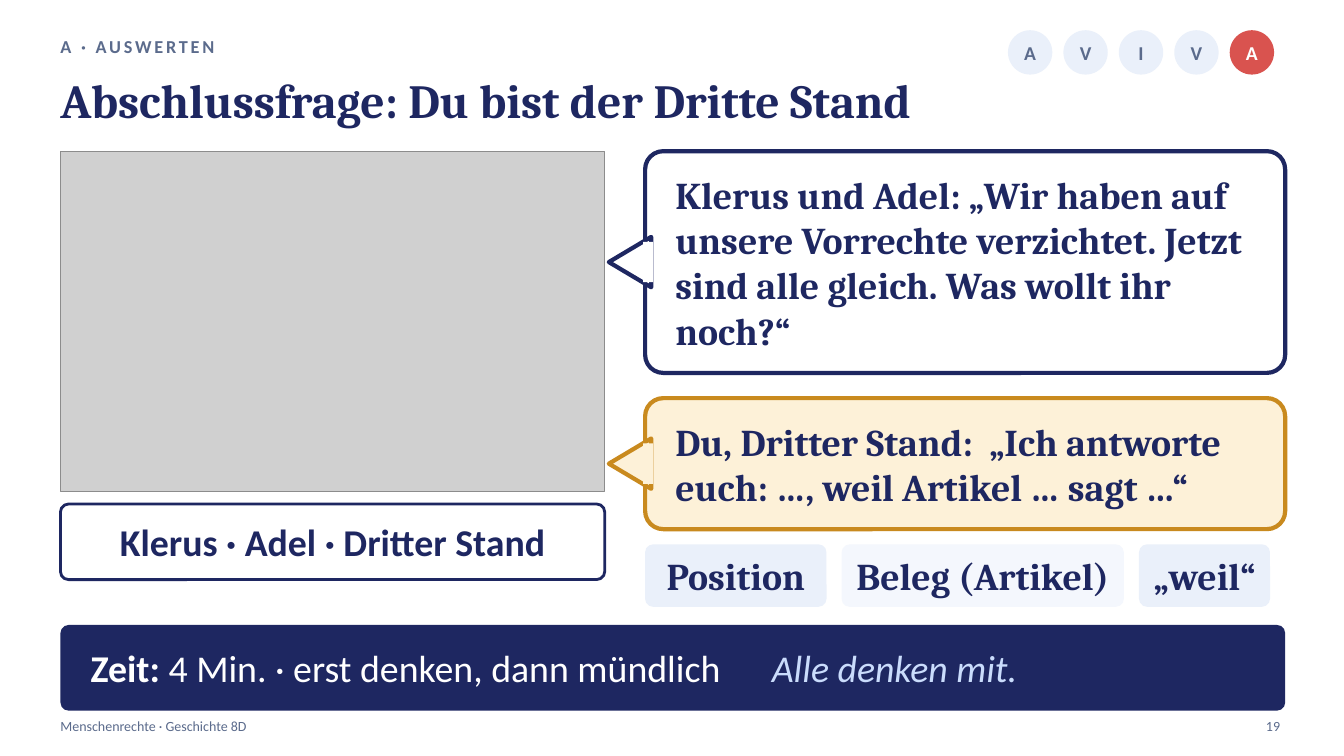
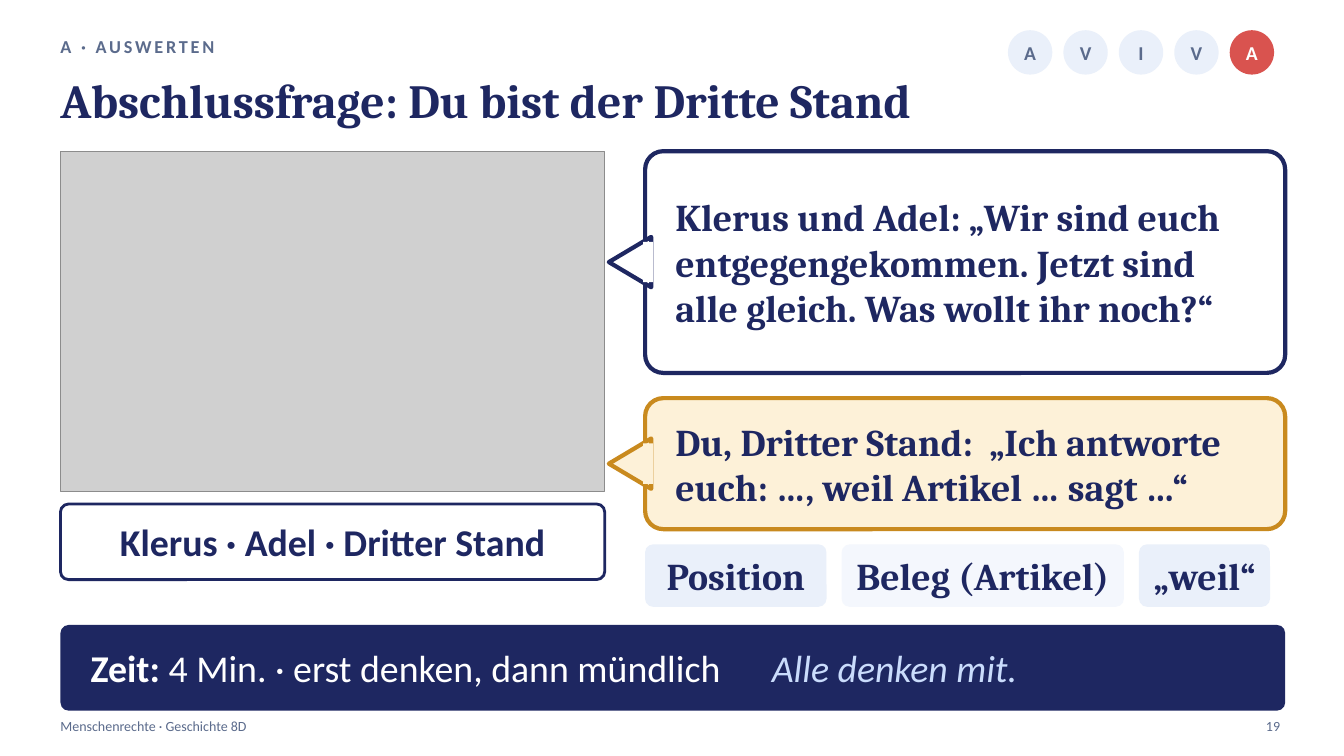
Before and after one commit to golzkonstantin-gif/Schule, a slide deck: slide 19 of Geschichte_8D/Stunde4_Menschenrechte/Praesentation_Stunde4_Menschenrechte_8D.pptx. Drawn at 1344x756 pixels with LibreOffice and Linux fonts; fonts in the diff are those of the drawing; grey boxes stand for pictures. Boxes give left, top, right and bottom in pixels: in the first picture for what was removed or moved away, otherwise in the second. Text is boxed around its words. In the diff, an @@ line names an element or a change of style, - is before the commit and + after.

```diff
--- a/Geschichte_8D/Stunde4_Menschenrechte/Praesentation_Stunde4_Menschenrechte_8D.pptx
+++ b/Geschichte_8D/Stunde4_Menschenrechte/Praesentation_Stunde4_Menschenrechte_8D.pptx
@@ text at (x1=675, y1=204, x2=1220, y2=331): text changed @@
-Klerus und Adel: „Wir haben auf unsere Vorrechte verzichtet. Jetzt sind alle gleich. Was wollt ihr noch?“
+Klerus und Adel: „Wir sind euch entgegengekommen. Jetzt sind alle gleich. Was wollt ihr noch?“
```
Also in this commit, not shown: 1 other slide changed, 6 other files.
